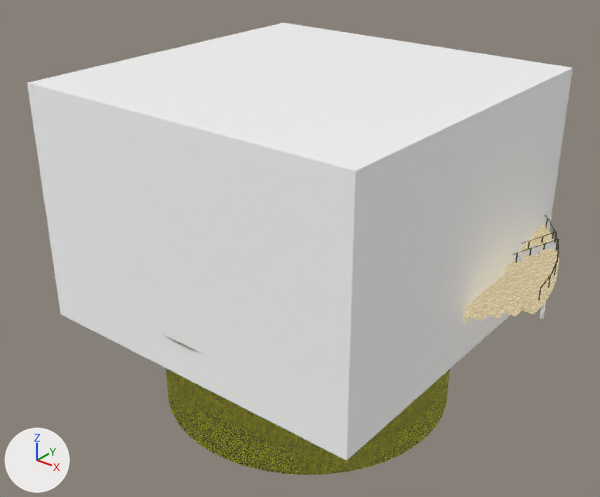
A saved change to the glTF model scene3d/assets/arenas/arena.glb.
The view is the same before and after, from a 50 mm lens placed at (39.3, -50.1, 33.0), pointed at (-1.7, 1.2, 1.2). The lights are fixed; the arrows at lower left show +X, +Y and +Z. The picture after the commit comes second. Where no turn or scale is listed for an object, it has been applied to the vertices.

In view in the first picture: 'Atmosphere_Volume', 'Bleacher_T03_S00', 'Bleacher_T04_S00', 'Bleacher_T05_S00', 'Floor_OuterRing' and 9 more.
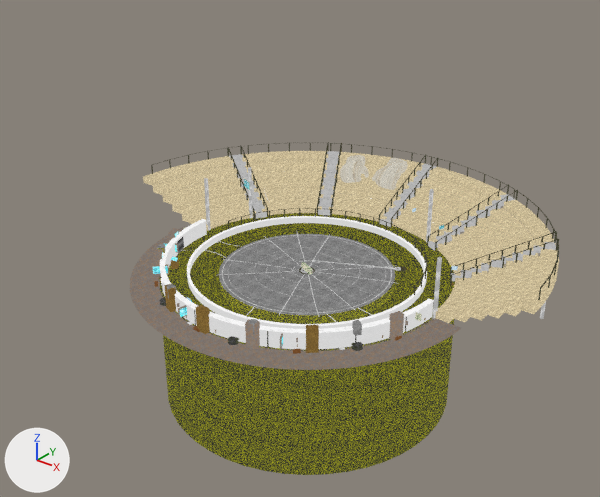
What differs and where, as boxes (x1, y1, x2, y2) in the pictures (600 x 497 px):
'Atmosphere_Volume', deleted: before (27, 23, 573, 460)
'Floor_OuterRing', unchanged, uncovered by the edit: before (166, 368, 450, 475); after (159, 213, 455, 475)
'HDD_PlatterTop', unchanged, uncovered by the edit: after (219, 234, 395, 315)
'Floor_FrontApron', unchanged, uncovered by the edit: before (164, 335, 203, 354); after (130, 226, 461, 370)
'Wall_Front', unchanged, uncovered by the edit: after (160, 221, 433, 350)

What the commit changed:
Object 'Atmosphere_Volume' (ob_atmosphere_volume) is deleted.
